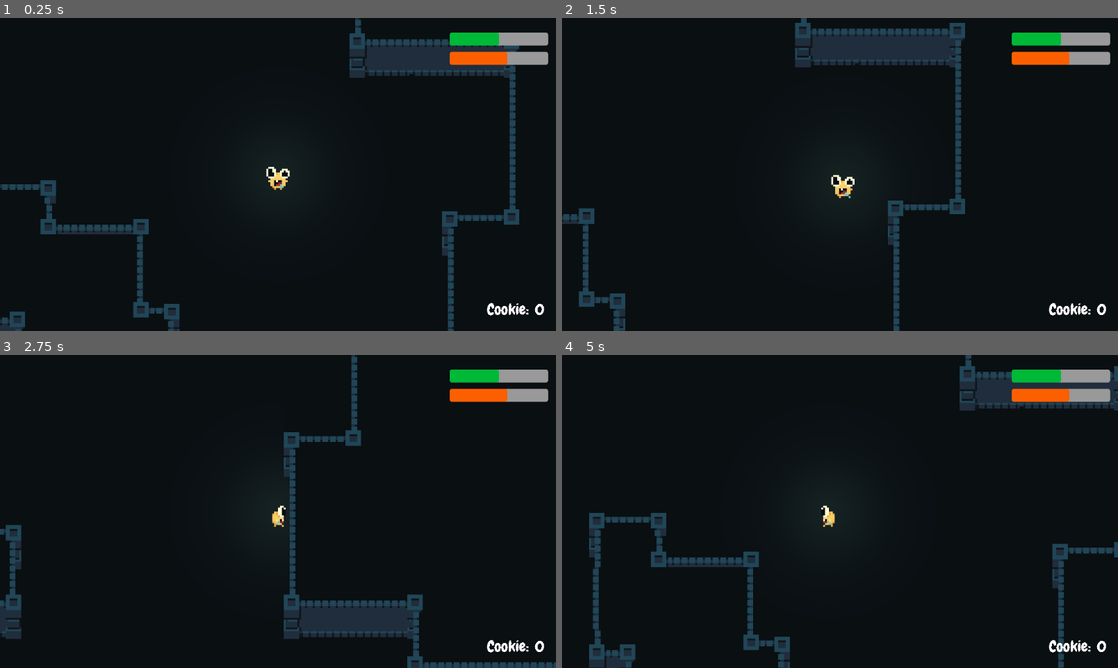
Above: before the commit, frames 1-4 (two rows, left to right).
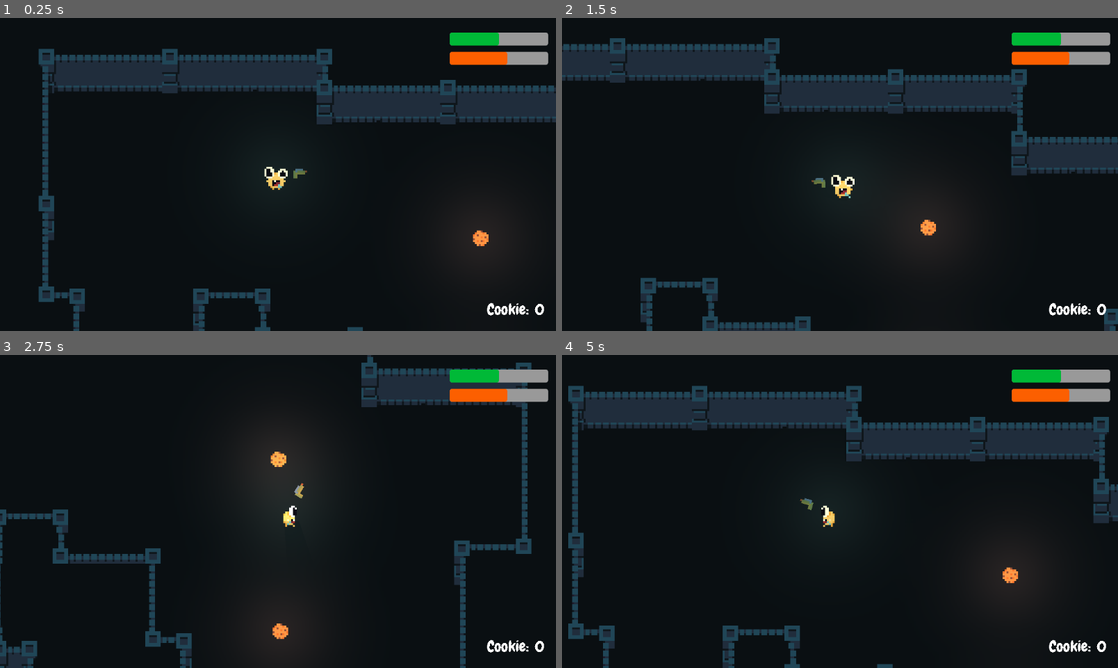
Above: after the commit, the same moments.

Repository: kosero/Bebisio
Game: Godot game, scene res://Scenes/world.tscn
Two runs of this game, one before a commit and one after it. Both use one fixed random seed, a clock stepped at 60 frames per second and the inputs below. Before the commit the project has no main scene; this scene is started directly in both runs.
Inputs (mouse positions are in pixels of both pictures, inside the frame that each line leads up to):
- Up to frame 1 (0.25 s): no input
- Up to frame 2 (1.5 s): tap Enter at 0.5 s; move the mouse to (962, 158) at 0.52 s; hold D (move_right) 0.53-1.28 s; move the mouse to (728, 190) at 1.27 s; hold S (move_down) from 1.28 s (still down)
- Up to frame 3 (2.75 s): move the mouse to (333, 442) at 2.02 s; release S (move_down) at 2.03 s; hold D (move_right) from 2.03 s (still down)
- Up to frame 4 (5 s): move the mouse to (812, 574) at 2.77 s; release D (move_right) at 2.78 s; hold W (move_up) 2.78-3.53 s; move the mouse to (1006, 558) at 3.52 s; hold A (move_left) from 3.53 s (still down); move the mouse to (673, 464) at 4.27 s

The runs differ from the first frame. In frame 1, 18% of the frame differs, in the area x 0-100%, y 0-100%; in frame 2, 19%; in frame 3, 12%; in frame 4, 19%.

Commit message:
feat: cookie prefabs and cookie counter added

Diff:
--- /dev/null
+++ b/Autoloads/cookie_counter.tscn
@@ -0,0 +1,12 @@
+[gd_scene format=3 uid="uid://bxytre2r11hl2"]
+
+[ext_resource type="Script" uid="uid://c2pnx1qv0tnjd" path="res://Scripts/cookie_counter.gd" id="1_sy80s"]
+[ext_resource type="AudioStream" uid="uid://bd5yohyakiat" path="res://Sounds/ham.mp3" id="2_umy77"]
+
+[node name="CookieCounter" type="Node" unique_id=101812541]
+script = ExtResource("1_sy80s")
+
+[node name="HamSound" type="AudioStreamPlayer2D" parent="." unique_id=1028921494]
+unique_name_in_owner = true
+stream = ExtResource("2_umy77")
+volume_db = -15.0
--- a/Materials/ui_theme.tres
+++ b/Materials/ui_theme.tres
@@ -1,6 +1,28 @@
 [gd_resource type="Theme" format=3 uid="uid://bon60kncnflmp"]
 
 [ext_resource type="FontFile" uid="uid://bj8l2xgrvrqoa" path="res://Textures/Chewy-Regular.ttf" id="1_omjdi"]
+
+[sub_resource type="StyleBoxFlat" id="StyleBoxFlat_ddeb4"]
+content_margin_left = 8.0
+content_margin_top = 8.0
+content_margin_right = 8.0
+content_margin_bottom = 8.0
+bg_color = Color(0.12941177, 0.14509805, 0.15686275, 1)
+corner_radius_top_left = 8
+corner_radius_top_right = 8
+corner_radius_bottom_right = 8
+corner_radius_bottom_left = 8
+
+[sub_resource type="StyleBoxFlat" id="StyleBoxFlat_56aqh"]
+content_margin_left = 8.0
+content_margin_top = 8.0
+content_margin_right = 8.0
+content_margin_bottom = 8.0
+bg_color = Color(0.078431375, 0.12156863, 0.14509805, 1)
+corner_radius_top_left = 8
+corner_radius_top_right = 8
+corner_radius_bottom_right = 8
+corner_radius_bottom_left = 8
 
 [sub_resource type="StyleBoxFlat" id="StyleBoxFlat_4plma"]
 corner_radius_top_left = 5
@@ -16,6 +38,10 @@
 corner_radius_bottom_left = 5
 
 [resource]
+Button/font_sizes/font_size = 48
+Button/styles/hover = SubResource("StyleBoxFlat_ddeb4")
+Button/styles/normal = SubResource("StyleBoxFlat_56aqh")
+Button/styles/pressed = SubResource("StyleBoxFlat_56aqh")
 Label/font_sizes/font_size = 32
 Label/fonts/font = ExtResource("1_omjdi")
 ProgressBar/styles/background = SubResource("StyleBoxFlat_4plma")
--- /dev/null
+++ b/Prefabs/cookie.tscn
@@ -0,0 +1,37 @@
+[gd_scene format=3 uid="uid://mmfs5dmwludk"]
+
+[ext_resource type="Texture2D" uid="uid://gox64oayxosf" path="res://Textures/cookie.png" id="1_6y8ig"]
+[ext_resource type="Script" uid="uid://co0qwoejb8s03" path="res://Scripts/cookie.gd" id="1_a5i50"]
+
+[sub_resource type="CircleShape2D" id="CircleShape2D_6y8ig"]
+radius = 3.0
+
+[sub_resource type="Gradient" id="Gradient_5wxv7"]
+interpolation_mode = 2
+offsets = PackedFloat32Array(0, 0.35159817, 0.6803653)
+colors = PackedColorArray(1, 1, 1, 1, 0.2665752, 0.26657522, 0.26657507, 1, 0, 0, 0, 1)
+
+[sub_resource type="GradientTexture2D" id="GradientTexture2D_y5hcb"]
+gradient = SubResource("Gradient_5wxv7")
+width = 128
+height = 128
+fill = 1
+fill_from = Vector2(0.5, 0.5)
+
+[node name="Cookie" type="Area2D" unique_id=329422708]
+script = ExtResource("1_a5i50")
+
+[node name="Cookie" type="Sprite2D" parent="." unique_id=726540183]
+texture = ExtResource("1_6y8ig")
+
+[node name="CollisionShape2D" type="CollisionShape2D" parent="." unique_id=1371310357]
+shape = SubResource("CircleShape2D_6y8ig")
+
+[node name="PointLight2D" type="PointLight2D" parent="." unique_id=11284862]
+color = Color(1, 0.42745098, 0.30588236, 1)
+energy = 1.5
+shadow_enabled = true
+shadow_item_cull_mask = 3
+texture = SubResource("GradientTexture2D_y5hcb")
+
+[connection signal="body_entered" from="." to="." method="_on_body_entered"]
--- a/Prefabs/player.tscn
+++ b/Prefabs/player.tscn
@@ -1,166 +1,14 @@
 [gd_scene format=3 uid="uid://yysfcuio22fs"]
 
-[ext_resource type="Script" uid="uid://biwpkqrasvw5b" path="res://Scripts/player.gd" id="1_5wxv7"]
+[ext_resource type="Script" uid="uid://biwpkqrasvw5b" path="res://Scripts/Player/player.gd" id="1_5wxv7"]
 [ext_resource type="Texture2D" uid="uid://d1aey7n8bn6bn" path="res://Textures/manyak_bebis.png" id="1_y6xdh"]
 [ext_resource type="Theme" uid="uid://bon60kncnflmp" path="res://Materials/ui_theme.tres" id="3_y5hcb"]
-
-[sub_resource type="CircleShape2D" id="CircleShape2D_5wxv7"]
-radius = 6.0
-
-[sub_resource type="AtlasTexture" id="AtlasTexture_5wxv7"]
-atlas = ExtResource("1_y6xdh")
-region = Rect2(0, 0, 16, 16)
-
-[sub_resource type="AtlasTexture" id="AtlasTexture_y5hcb"]
-atlas = ExtResource("1_y6xdh")
-region = Rect2(16, 0, 16, 16)
-
-[sub_resource type="AtlasTexture" id="AtlasTexture_2nftw"]
-atlas = ExtResource("1_y6xdh")
-region = Rect2(16, 48, 16, 16)
-
-[sub_resource type="AtlasTexture" id="AtlasTexture_knrd4"]
-atlas = ExtResource("1_y6xdh")
-region = Rect2(0, 48, 16, 16)
-
-[sub_resource type="AtlasTexture" id="AtlasTexture_hck1p"]
-atlas = ExtResource("1_y6xdh")
-region = Rect2(0, 32, 16, 16)
-
-[sub_resource type="AtlasTexture" id="AtlasTexture_juxdh"]
-atlas = ExtResource("1_y6xdh")
-region = Rect2(16, 32, 16, 16)
-
-[sub_resource type="AtlasTexture" id="AtlasTexture_4qbli"]
-atlas = ExtResource("1_y6xdh")
-region = Rect2(0, 96, 16, 16)
-
-[sub_resource type="AtlasTexture" id="AtlasTexture_08u7w"]
-atlas = ExtResource("1_y6xdh")
-region = Rect2(16, 96, 16, 16)
-
-[sub_resource type="AtlasTexture" id="AtlasTexture_kgmex"]
-atlas = ExtResource("1_y6xdh")
-region = Rect2(0, 16, 16, 16)
-
-[sub_resource type="AtlasTexture" id="AtlasTexture_2xbkd"]
-atlas = ExtResource("1_y6xdh")
-region = Rect2(16, 16, 16, 16)
-
-[sub_resource type="AtlasTexture" id="AtlasTexture_3vpsw"]
-atlas = ExtResource("1_y6xdh")
-region = Rect2(0, 80, 16, 16)
-
-[sub_resource type="AtlasTexture" id="AtlasTexture_m62uw"]
-atlas = ExtResource("1_y6xdh")
-region = Rect2(16, 80, 16, 16)
-
-[sub_resource type="AtlasTexture" id="AtlasTexture_b30ri"]
-atlas = ExtResource("1_y6xdh")
-region = Rect2(0, 64, 16, 16)
-
-[sub_resource type="AtlasTexture" id="AtlasTexture_ms580"]
-atlas = ExtResource("1_y6xdh")
-region = Rect2(16, 64, 16, 16)
-
-[sub_resource type="AtlasTexture" id="AtlasTexture_q7l0e"]
-atlas = ExtResource("1_y6xdh")
-region = Rect2(0, 112, 16, 16)
-
-[sub_resource type="AtlasTexture" id="AtlasTexture_0fs2y"]
-atlas = ExtResource("1_y6xdh")
-region = Rect2(16, 112, 16, 16)
-
-[sub_resource type="SpriteFrames" id="SpriteFrames_wphcr"]
-animations = [{
-"frames": [{
-"duration": 1.0,
-"texture": SubResource("AtlasTexture_5wxv7")
-}, {
-"duration": 1.0,
-"texture": SubResource("AtlasTexture_y5hcb")
-}],
-"loop": true,
-"name": &"idle_down",
-"speed": 5.0
-}, {
-"frames": [{
-"duration": 1.0,
-"texture": SubResource("AtlasTexture_2nftw")
-}, {
-"duration": 1.0,
-"texture": SubResource("AtlasTexture_knrd4")
-}],
-"loop": true,
-"name": &"idle_left",
-"speed": 5.0
-}, {
-"frames": [{
-"duration": 1.0,
-"texture": SubResource("AtlasTexture_hck1p")
-}, {
-"duration": 1.0,
-"texture": SubResource("AtlasTexture_juxdh")
-}],
-"loop": true,
-"name": &"idle_right",
-"speed": 5.0
-}, {
-"frames": [{
-"duration": 1.0,
-"texture": SubResource("AtlasTexture_4qbli")
-}, {
-"duration": 1.0,
-"texture": SubResource("AtlasTexture_08u7w")
-}],
-"loop": true,
-"name": &"idle_up",
-"speed": 5.0
-}, {
-"frames": [{
-"duration": 1.0,
-"texture": SubResource("AtlasTexture_kgmex")
-}, {
-"duration": 1.0,
-"texture": SubResource("AtlasTexture_2xbkd")
-}],
-"loop": true,
-"name": &"walk_down",
-"speed": 5.0
-}, {
-"frames": [{
-"duration": 1.0,
-"texture": SubResource("AtlasTexture_3vpsw")
-}, {
-"duration": 1.0,
-"texture": SubResource("AtlasTexture_m62uw")
-}],
-"loop": true,
-"name": &"walk_left",
-"speed": 5.0
-}, {
-"frames": [{
-"duration": 1.0,
-"texture": SubResource("AtlasTexture_b30ri")
-}, {
-"duration": 1.0,
-"texture": SubResource("AtlasTexture_ms580")
-}],
-"loop": true,
-"name": &"walk_right",
-"speed": 5.0
-}, {
-"frames": [{
-"duration": 1.0,
-"texture": SubResource("AtlasTexture_q7l0e")
-}, {
-"duration": 1.0,
-"texture": SubResource("AtlasTexture_0fs2y")
-}],
-"loop": true,
-"name": &"walk_up",
-"speed": 5.0
-}]
+[ext_resource type="Texture2D" uid="uid://we5nyex4g767" path="res://Textures/gun.png" id="4_2nftw"]
+[ext_resource type="Script" uid="uid://d4l6e160h4igp" path="res://Scripts/Player/hud.gd" id="4_hck1p"]
+[ext_resource type="Script" uid="uid://cay7his34tk88" path="res://Scripts/Player/gun.gd" id="5_knrd4"]
+
+[sub_resource type="OccluderPolygon2D" id="OccluderPolygon2D_hck1p"]
+polygon = PackedVector2Array(2, 8, 4, 5, -4, 5, -2, 8)
 
 [sub_resource type="Gradient" id="Gradient_5wxv7"]
 interpolation_mode = 2
@@ -174,6 +22,164 @@
 fill = 1
 fill_from = Vector2(0.5, 0.5)
 
+[sub_resource type="CircleShape2D" id="CircleShape2D_5wxv7"]
+radius = 6.0
+
+[sub_resource type="AtlasTexture" id="AtlasTexture_5wxv7"]
+atlas = ExtResource("1_y6xdh")
+region = Rect2(0, 0, 16, 16)
+
+[sub_resource type="AtlasTexture" id="AtlasTexture_y5hcb"]
+atlas = ExtResource("1_y6xdh")
+region = Rect2(16, 0, 16, 16)
+
+[sub_resource type="AtlasTexture" id="AtlasTexture_2nftw"]
+atlas = ExtResource("1_y6xdh")
+region = Rect2(16, 48, 16, 16)
+
+[sub_resource type="AtlasTexture" id="AtlasTexture_knrd4"]
+atlas = ExtResource("1_y6xdh")
+region = Rect2(0, 48, 16, 16)
+
+[sub_resource type="AtlasTexture" id="AtlasTexture_hck1p"]
+atlas = ExtResource("1_y6xdh")
+region = Rect2(0, 32, 16, 16)
+
+[sub_resource type="AtlasTexture" id="AtlasTexture_juxdh"]
+atlas = ExtResource("1_y6xdh")
+region = Rect2(16, 32, 16, 16)
+
+[sub_resource type="AtlasTexture" id="AtlasTexture_4qbli"]
+atlas = ExtResource("1_y6xdh")
+region = Rect2(0, 96, 16, 16)
+
+[sub_resource type="AtlasTexture" id="AtlasTexture_08u7w"]
+atlas = ExtResource("1_y6xdh")
+region = Rect2(16, 96, 16, 16)
+
+[sub_resource type="AtlasTexture" id="AtlasTexture_kgmex"]
+atlas = ExtResource("1_y6xdh")
+region = Rect2(0, 16, 16, 16)
+
+[sub_resource type="AtlasTexture" id="AtlasTexture_2xbkd"]
+atlas = ExtResource("1_y6xdh")
+region = Rect2(16, 16, 16, 16)
+
+[sub_resource type="AtlasTexture" id="AtlasTexture_3vpsw"]
+atlas = ExtResource("1_y6xdh")
+region = Rect2(0, 80, 16, 16)
+
+[sub_resource type="AtlasTexture" id="AtlasTexture_m62uw"]
+atlas = ExtResource("1_y6xdh")
+region = Rect2(16, 80, 16, 16)
+
+[sub_resource type="AtlasTexture" id="AtlasTexture_b30ri"]
+atlas = ExtResource("1_y6xdh")
+region = Rect2(0, 64, 16, 16)
+
+[sub_resource type="AtlasTexture" id="AtlasTexture_ms580"]
+atlas = ExtResource("1_y6xdh")
+region = Rect2(16, 64, 16, 16)
+
+[sub_resource type="AtlasTexture" id="AtlasTexture_q7l0e"]
+atlas = ExtResource("1_y6xdh")
+region = Rect2(0, 112, 16, 16)
+
+[sub_resource type="AtlasTexture" id="AtlasTexture_0fs2y"]
+atlas = ExtResource("1_y6xdh")
+region = Rect2(16, 112, 16, 16)
+
+[sub_resource type="SpriteFrames" id="SpriteFrames_wphcr"]
+animations = [{
+"frames": [{
+"duration": 1.0,
+"texture": SubResource("AtlasTexture_5wxv7")
+}, {
+"duration": 1.0,
+"texture": SubResource("AtlasTexture_y5hcb")
+}],
+"loop": true,
+"name": &"idle_down",
+"speed": 5.0
+}, {
+"frames": [{
+"duration": 1.0,
+"texture": SubResource("AtlasTexture_2nftw")
+}, {
+"duration": 1.0,
+"texture": SubResource("AtlasTexture_knrd4")
+}],
+"loop": true,
+"name": &"idle_left",
+"speed": 5.0
+}, {
+"frames": [{
+"duration": 1.0,
+"texture": SubResource("AtlasTexture_hck1p")
+}, {
+"duration": 1.0,
+"texture": SubResource("AtlasTexture_juxdh")
+}],
+"loop": true,
+"name": &"idle_right",
+"speed": 5.0
+}, {
+"frames": [{
+"duration": 1.0,
+"texture": SubResource("AtlasTexture_4qbli")
+}, {
+"duration": 1.0,
+"texture": SubResource("AtlasTexture_08u7w")
+}],
+"loop": true,
+"name": &"idle_up",
+"speed": 5.0
+}, {
+"frames": [{
+"duration": 1.0,
+"texture": SubResource("AtlasTexture_kgmex")
+}, {
+"duration": 1.0,
+"texture": SubResource("AtlasTexture_2xbkd")
+}],
+"loop": true,
+"name": &"walk_down",
+"speed": 5.0
+}, {
+"frames": [{
+"duration": 1.0,
+"texture": SubResource("AtlasTexture_3vpsw")
+}, {
+"duration": 1.0,
+"texture": SubResource("AtlasTexture_m62uw")
+}],
+"loop": true,
+"name": &"walk_left",
+"speed": 5.0
+}, {
+"frames": [{
+"duration": 1.0,
+"texture": SubResource("AtlasTexture_b30ri")
+}, {
+"duration": 1.0,
+"texture": SubResource("AtlasTexture_ms580")
+}],
+"loop": true,
+"name": &"walk_right",
+"speed": 5.0
+}, {
+"frames": [{
+"duration": 1.0,
+"texture": SubResource("AtlasTexture_q7l0e")
+}, {
+"duration": 1.0,
+"texture": SubResource("AtlasTexture_0fs2y")
+}],
+"loop": true,
+"name": &"walk_up",
+"speed": 5.0
+}]
+
 [sub_resource type="StyleBoxFlat" id="StyleBoxFlat_y5hcb"]
 bg_color = Color(0.9876432, 0.3746766, 0, 1)
 corner_radius_top_left = 5
@@ -184,6 +190,18 @@
 [node name="Player" type="CharacterBody2D" unique_id=1933084700]
 z_index = 3
 script = ExtResource("1_5wxv7")
+
+[node name="LightOccluder2D" type="LightOccluder2D" parent="." unique_id=1106527472]
+occluder = SubResource("OccluderPolygon2D_hck1p")
+occluder_light_mask = 2
+
+[node name="PointLight2D" type="PointLight2D" parent="." unique_id=1433137237]
+color = Color(1, 1, 0.74509805, 1)
+energy = 0.6
+shadow_enabled = true
+shadow_filter = 1
+shadow_filter_smooth = 3.0
+texture = SubResource("GradientTexture2D_y5hcb")
 
 [node name="CollisionShape2D" type="CollisionShape2D" parent="." unique_id=1202312442]
 position = Vector2(0, 2)
@@ -204,14 +222,6 @@
 position_smoothing_enabled = true
 position_smoothing_speed = 6.0
 
-[node name="PointLight2D" type="PointLight2D" parent="." unique_id=1433137237]
-color = Color(1, 1, 0.74509805, 1)
-energy = 0.6
-shadow_enabled = true
-shadow_filter = 1
-shadow_filter_smooth = 3.0
-texture = SubResource("GradientTexture2D_y5hcb")
-
 [node name="CanvasLayer" type="CanvasLayer" parent="." unique_id=1087468527]
 
 [node name="Hud" type="Control" parent="CanvasLayer" unique_id=1913746537]
@@ -222,8 +232,10 @@
 grow_horizontal = 2
 grow_vertical = 2
 theme = ExtResource("3_y5hcb")
+script = ExtResource("4_hck1p")
 
 [node name="HealthBar" type="ProgressBar" parent="CanvasLayer/Hud" unique_id=347964262]
+unique_name_in_owner = true
 custom_minimum_size = Vector2(203.795, 0)
 layout_mode = 1
 anchors_preset = 1
@@ -238,6 +250,7 @@
 show_percentage = false
 
 [node name="BulletBar" type="ProgressBar" parent="CanvasLayer/Hud" unique_id=1465695963]
+unique_name_in_owner = true
 custom_minimum_size = Vector2(203.795, 0)
 layout_mode = 1
 anchors_preset = 1
@@ -272,8 +285,19 @@
 text = "Cookie: "
 
 [node name="CookieCounter" type="Label" parent="CanvasLayer/Hud/HBoxContainer" unique_id=1934212793]
+unique_name_in_owner = true
 layout_mode = 2
 text = "0"
 
 [node name="CanvasModulate" type="CanvasModulate" parent="." unique_id=564345832]
 color = Color(0.49354547, 0.49354553, 0.49354553, 1)
+
+[node name="Gun" type="Sprite2D" parent="." unique_id=482038350]
+z_index = 6
+position = Vector2(-11.275564, -4.1062937)
+rotation = -2.7923448
+texture = ExtResource("4_2nftw")
+flip_v = true
+script = ExtResource("5_knrd4")
+
+[node name="AudioListener2D" type="AudioListener2D" parent="." unique_id=518212693]
--- /dev/null
+++ b/Scenes/UI/main_menu.tscn
@@ -0,0 +1,36 @@
+[gd_scene format=3 uid="uid://c35x0d44i1dov"]
+
+[ext_resource type="Theme" uid="uid://bon60kncnflmp" path="res://Materials/ui_theme.tres" id="1_5wsvm"]
+
+[node name="MainMenu" type="Control" unique_id=323691590]
+layout_mode = 3
+anchors_preset = 15
+anchor_right = 1.0
+anchor_bottom = 1.0
+grow_horizontal = 2
+grow_vertical = 2
+theme = ExtResource("1_5wsvm")
+
+[node name="Label" type="Label" parent="." unique_id=1712531448]
+layout_mode = 0
+offset_left = 644.0
+offset_top = 37.0
+offset_right = 1003.0
+offset_bottom = 202.0
+theme_override_font_sizes/font_size = 128
+text = "Bebis Io"
+
+[node name="VBoxContainer" type="VBoxContainer" parent="." unique_id=1942655212]
+layout_mode = 0
+offset_left = 176.0
+offset_top = 336.0
+offset_right = 362.0
+offset_bottom = 474.0
+
+[node name="PlayBtn" type="Button" parent="VBoxContainer" unique_id=1895216449]
+layout_mode = 2
+text = "Play"
+
+[node name="SettingsBtn" type="Button" parent="VBoxContainer" unique_id=1734949366]
+layout_mode = 2
+text = "Settings"
--- a/Scenes/world.tscn
+++ b/Scenes/world.tscn
@@ -2,6 +2,7 @@
 
 [ext_resource type="PackedScene" uid="uid://yysfcuio22fs" path="res://Prefabs/player.tscn" id="1_a02cp"]
 [ext_resource type="TileSet" uid="uid://ba4wpv81vehem" path="res://Materials/dungeon_sheet.tres" id="1_go701"]
+[ext_resource type="PackedScene" uid="uid://mmfs5dmwludk" path="res://Prefabs/cookie.tscn" id="3_5a7ea"]
 
 [node name="World" type="Node2D" unique_id=1393002764]
 
@@ -18,4 +19,37 @@
 
 [node name="Player" parent="." unique_id=1933084700 instance=ExtResource("1_a02cp")]
 z_index = 1
-position = Vector2(255, 145)
+position = Vector2(143, 89)
+
+[node name="Cookie" parent="." unique_id=329422708 instance=ExtResource("3_5a7ea")]
+position = Vector2(250, 211)
+
+[node name="Cookie2" parent="." unique_id=1768202181 instance=ExtResource("3_5a7ea")]
+position = Vector2(249, 122)
+
+[node name="Cookie3" parent="." unique_id=886494606 instance=ExtResource("3_5a7ea")]
+position = Vector2(207, 315)
+
+[node name="Cookie4" parent="." unique_id=768783031 instance=ExtResource("3_5a7ea")]
+position = Vector2(325, 304)
+
+[node name="Cookie5" parent="." unique_id=1195958949 instance=ExtResource("3_5a7ea")]
+position = Vector2(116, 403)
+
+[node name="Cookie6" parent="." unique_id=1907991922 instance=ExtResource("3_5a7ea")]
+position = Vector2(174, 473)
+
+[node name="Cookie7" parent="." unique_id=671007435 instance=ExtResource("3_5a7ea")]
+position = Vector2(185, 406)
+
+[node name="Cookie8" parent="." unique_id=1415069229 instance=ExtResource("3_5a7ea")]
+position = Vector2(401, 374)
+
+[node name="Cookie9" parent="." unique_id=324165528 instance=ExtResource("3_5a7ea")]
+position = Vector2(371, 476)
+
+[node name="Cookie10" parent="." unique_id=1914186709 instance=ExtResource("3_5a7ea")]
+position = Vector2(271, 488)
+
+[node name="Cookie11" parent="." unique_id=1248861886 instance=ExtResource("3_5a7ea")]
+position = Vector2(236, 408)
--- /dev/null
+++ b/Scripts/Player/gun.gd
@@ -0,0 +1,11 @@
+@tool
+extends Sprite2D
+
+@export var radius: float = 12.0
+
+func _process(_delta: float) -> void:
+	var mouse_pos: Vector2 = get_parent().get_local_mouse_position()
+	var angle = mouse_pos.angle()
+	position = Vector2.from_angle(angle) * radius
+	rotation = angle
+	flip_v = mouse_pos.x < 0
--- /dev/null
+++ b/Scripts/Player/hud.gd
@@ -0,0 +1,10 @@
+extends Control
+
+
+# @onready var health_bar: ProgressBar = %HealthBar
+# @onready var bullet_bar: ProgressBar = %BulletBar
+@onready var cookie_counter: Label = %CookieCounter
+
+
+func _process(_delta: float) -> void:
+	cookie_counter.text = str(CookieCounter.counter)
--- /dev/null
+++ b/Scripts/cookie.gd
@@ -0,0 +1,7 @@
+extends Area2D
+
+
+func _on_body_entered(body: Node2D) -> void:
+	if body is CharacterBody2D:
+		CookieCounter.TakeCookie()
+		queue_free()
--- /dev/null
+++ b/Scripts/cookie_counter.gd
@@ -0,0 +1,11 @@
+extends Node
+
+
+@onready var ham_sound: AudioStreamPlayer2D = %HamSound
+
+var counter: int = 0
+
+
+func TakeCookie() -> void:
+	counter += 1
+	ham_sound.play()
--- a/project.godot
+++ b/project.godot
@@ -11,8 +11,13 @@
 [application]
 
 config/name="Bebisio"
+run/main_scene="uid://c35x0d44i1dov"
 config/features=PackedStringArray("4.6", "GL Compatibility")
 config/icon="res://icon.svg"
+
+[autoload]
+
+CookieCounter="*uid://bxytre2r11hl2"
 
 [display]
 
Not shown, added: Scripts/Player/gun.gd.uid
Not shown, added: Scripts/Player/hud.gd.uid
Renamed: Scripts/player.gd -> Scripts/Player/player.gd
Renamed: Scripts/player.gd.uid -> Scripts/Player/player.gd.uid
Not shown, added: Scripts/cookie.gd.uid
Not shown, added: Scripts/cookie_counter.gd.uid
Not shown, added: Sounds/ham.mp3.import
Binary file added: Textures/cookie.png
Not shown, added: Textures/cookie.png.import
Binary file added: Textures/gun.png
Not shown, added: Textures/gun.png.import
Not shown, added: export_presets.cfg
(and 1 more such lines)
